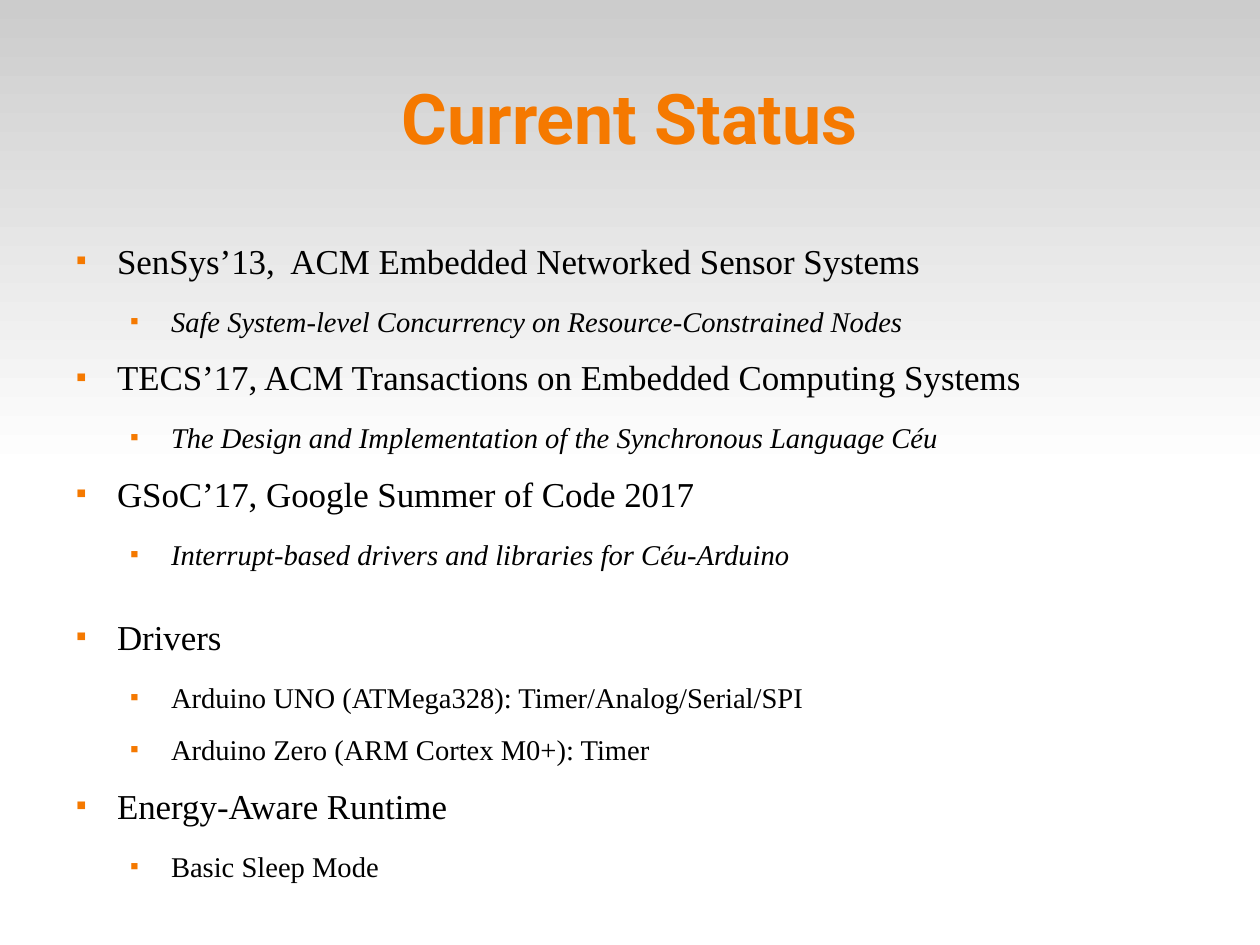
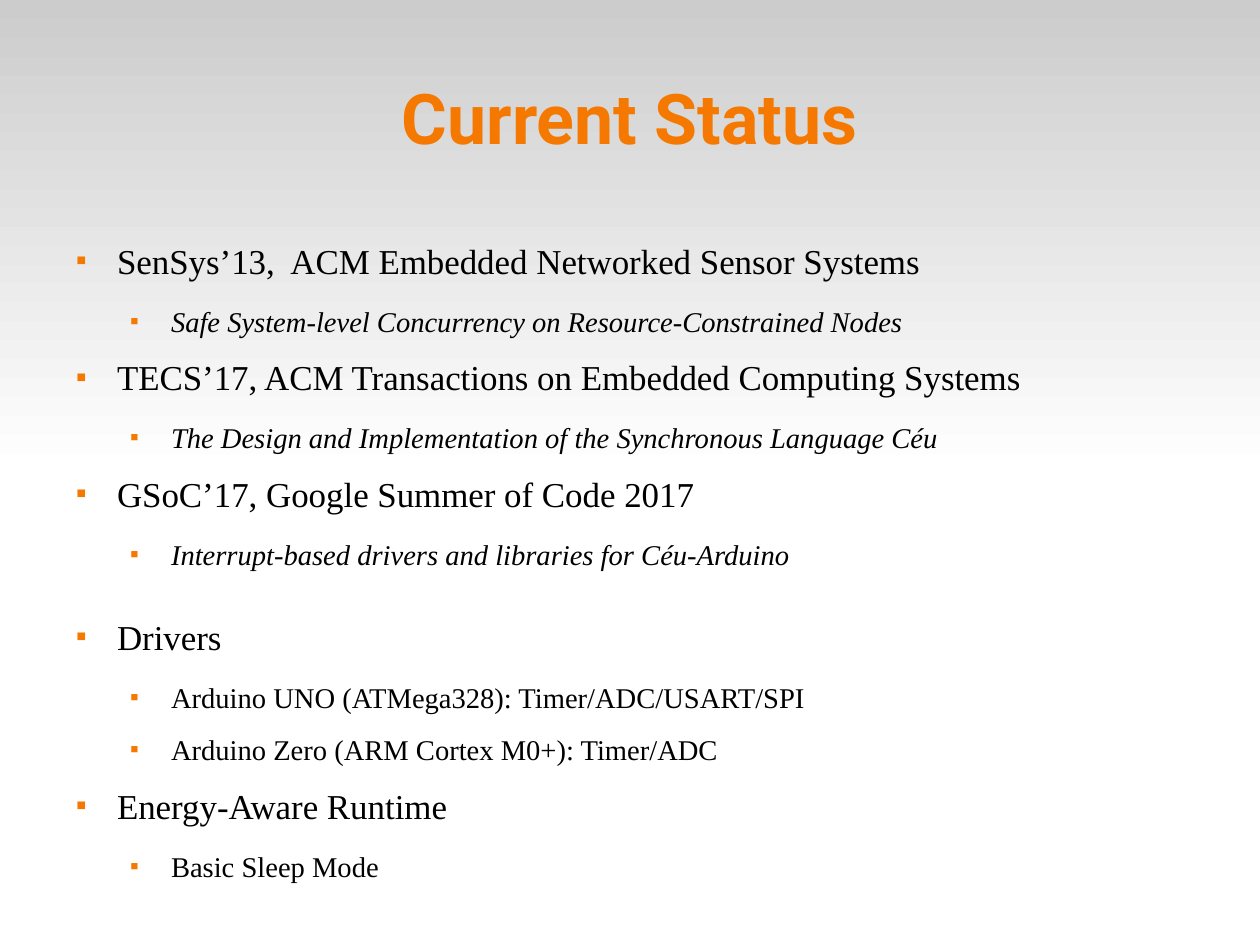
Before and after one commit to fsantanna-uerj/serrapilheira, a slide deck: slide 21 of Apresentacao/ceu_serra.odp. Drawn at 1260x945 pixels with LibreOffice and Linux fonts; fonts in the diff are those of the drawing. Boxes give left, top, right and bottom in pixels: in the first picture for what was removed or moved away, otherwise in the second. Text is boxed around its words. In the diff, an @@ line names an element or a change of style, - is before the commit and + after.

```diff
--- a/Apresentacao/ceu_serra.odp
+++ b/Apresentacao/ceu_serra.odp
@@ text at [171, 688, 804, 766]: text changed @@
-  ■ Arduino UNO (ATMega328): Timer/Analog/Serial/SPI
-  ■ Arduino Zero (ARM Cortex M0+): Timer
+  ■ Arduino UNO (ATMega328): Timer/ADC/USART/SPI
+  ■ Arduino Zero (ARM Cortex M0+): Timer/ADC
```
Also in this commit, not shown: 3 other slides changed, 1 other file.
